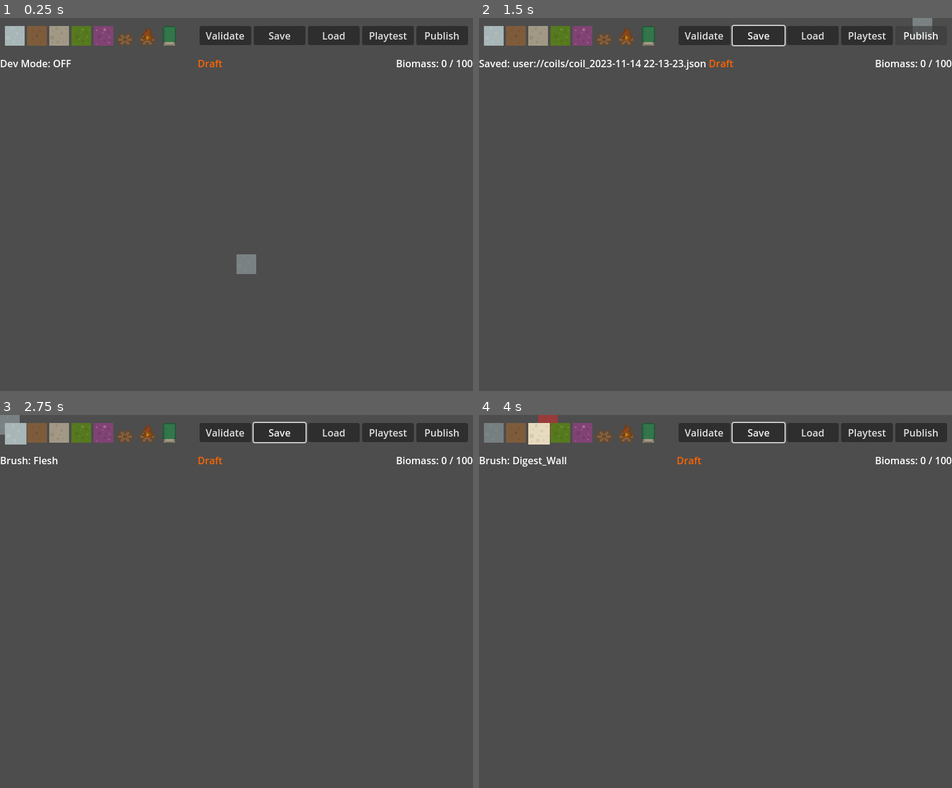
Above: before the commit, frames 1-4 (two rows, left to right).
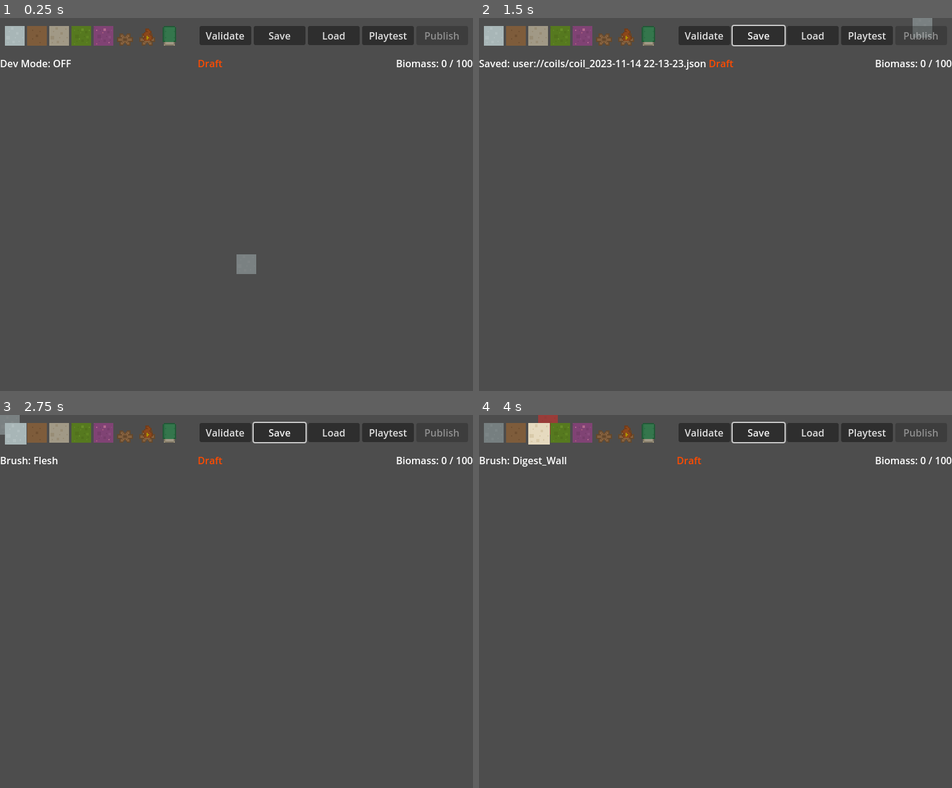
Above: after the commit, the same moments.

Repository: MushroomAlien/VerdantCoil
Game: Godot game, scene res://Scenes/BuilderMode/BuilderMode.tscn
Same seed, same stepped clock (60 frames per second), same inputs: the game is played once before the commit and once after it.
Inputs (mouse positions are in pixels of both pictures, inside the frame that each line leads up to):
- Up to frame 1 (0.25 s): no input
- Up to frame 2 (1.5 s): click "Save" at 0.5 s; click (918, 36) at 1.25 s, where only the run before the commit has a clickable "Publish"
- Up to frame 3 (2.75 s): click (14, 433) at 2 s
- Up to frame 4 (4 s): click (516, 433) at 2.75 s; click (535, 433) at 3.5 s

The runs differ from the first frame. In frame 1, less than 0.1% of the frame differs, in the area x 42-98%, y 3-14%; in frame 2, less than 0.1%, in the area x 48-98%, y 3-14%; in frame 3, less than 0.1%; in frame 4, less than 0.1%.

Commit message:
WIP 1.5 busy adding json validation  recording of coils

Diff:
--- a/Scenes/BuilderMode/builder_mode.gd
+++ b/Scenes/BuilderMode/builder_mode.gd
@@ -50,6 +50,8 @@
 @onready var playtest_btn: Button = $UI/TopBar/PaletteRow/PlaytestBtn
 @onready var load_btn: Button = $UI/TopBar/PaletteRow/LoadBtn
 @onready var load_dialog: FileDialog = $UI/TopBar/LoadDialog
+@onready var publish_btn: Button = $UI/TopBar/PaletteRow/PublishBtn
+@onready var validation_chip: Label = $UI/TopBar/InfoRow/ValidationChip
 
 ## --- State --------------------------------------------------------
 
@@ -59,6 +61,7 @@
 var _last_preview_cell: Vector2i = Vector2i(999999, 999999)
 var _palette_buttons: Array[TextureButton] = []
 var _biomass_used: int = 0
+var _last_validation_ok: bool = false
 
 ## --- UI wiring & Lifecycle --------------------------------------------------------
 
@@ -79,6 +82,8 @@
 		playtest_btn.pressed.connect(_on_playtest_pressed)
 	if load_btn:
 		load_btn.pressed.connect(_on_load_pressed)
+	if publish_btn:
+		publish_btn.pressed.connect(_on_publish_pressed)
 	if load_dialog:
 		load_dialog.file_selected.connect(_on_load_file_selected)
 
@@ -137,6 +142,10 @@
 
 	# keep numbers fresh after applying
 	_recalc_biomass()
+
+	# --- Initial strict validation -> set Draft/Valid chip & Publish enable ---
+	_refresh_validation_state()
+
 
 ## Refresh the preview each frame
 func _process(_delta: float) -> void:
@@ -515,21 +524,50 @@
 
 ## --- Save / Load UI Handlers --------------------------------------------------------
 
+### Save the current coil to a JSON file in the user directory
+#func _on_save_pressed() -> void:
+	## Keep numbers fresh in the save
+	#_recalc_biomass()
+	## Ensure directory exists
+	#if DirAccess.open(save_dir) == null:
+		#var ok := DirAccess.make_dir_recursive_absolute(save_dir)
+		#if ok != OK:
+			#_show_status("Save failed: couldn't create " + save_dir)
+			#return
+	## Build a timestamped filename
+	#var ts := Time.get_datetime_string_from_system(false, true).replace(":", "-")
+	#var path := "%s/coil_%s.json" % [save_dir, ts]
+	## Write JSON
+	#var data := _capture_coil()
+	#var f := FileAccess.open(path, FileAccess.WRITE)
+	#if f == null:
+		#_show_status("Save failed (" + str(FileAccess.get_open_error()) + ").")
+		#return
+	#f.store_string(JSON.stringify(data, "\t"))
+	#f.close()
+	#_show_status("Saved: " + path)
+
 ## Save the current coil to a JSON file in the user directory
 func _on_save_pressed() -> void:
 	# Keep numbers fresh in the save
 	_recalc_biomass()
+
 	# Ensure directory exists
 	if DirAccess.open(save_dir) == null:
-		var ok := DirAccess.make_dir_recursive_absolute(save_dir)
-		if ok != OK:
+		#var ok := DirAccess.make_dir_recursive_absolute(save_dir)
+		#if ok != OK:
+			#_show_status("Save failed: couldn't create " + save_dir)
+			#return
+		var err: int = DirAccess.make_dir_recursive_absolute(save_dir)
+		if err != OK:
 			_show_status("Save failed: couldn't create " + save_dir)
 			return
+
 	# Build a timestamped filename
 	var ts := Time.get_datetime_string_from_system(false, true).replace(":", "-")
 	var path := "%s/coil_%s.json" % [save_dir, ts]
 	# Write JSON
-	var data := _capture_coil()
+	var data := _capture_coil()  # CHANGED: _capture_coil now includes validation snapshot
 	var f := FileAccess.open(path, FileAccess.WRITE)
 	if f == null:
 		_show_status("Save failed (" + str(FileAccess.get_open_error()) + ").")
@@ -537,6 +575,11 @@
 	f.store_string(JSON.stringify(data, "\t"))
 	f.close()
 	_show_status("Saved: " + path)
+
+	# NEW: Update the chip & Publish button from the just-saved validation result
+	if data.has("meta") and (data["meta"] as Dictionary).has("validated"):
+		var ok_now := bool((data["meta"] as Dictionary)["validated"])
+		_update_validation_chip(ok_now)
 
 ## Open a file dialog to choose a coil to load
 func _on_load_pressed() -> void:
@@ -550,6 +593,22 @@
 		# load_dialog.filters = PackedStringArray(["*.json"])
 		load_dialog.popup_centered()
 
+### Load a selected coil JSON and apply it to layers
+#func _on_load_file_selected(path: String) -> void:
+	#var f := FileAccess.open(path, FileAccess.READ)
+	#if f == null:
+		#_show_status("Load failed (" + str(FileAccess.get_open_error()) + ").")
+		#return
+	#var txt: String = f.get_as_text()
+	#f.close()
+	#var parsed_v: Variant = JSON.parse_string(txt)
+	#if typeof(parsed_v) != TYPE_DICTIONARY:
+		#_show_status("Load failed: JSON malformed.")
+		#return
+	#var data: Dictionary = parsed_v as Dictionary
+	#CoilIO.apply_coil(data, base_layer, walls_layer, hazard_layer, marker_layer)
+	#_recalc_biomass()
+	#_show_status("Loaded: " + path)
 ## Load a selected coil JSON and apply it to layers
 func _on_load_file_selected(path: String) -> void:
 	var f := FileAccess.open(path, FileAccess.READ)
@@ -566,6 +625,9 @@
 	CoilIO.apply_coil(data, base_layer, walls_layer, hazard_layer, marker_layer)
 	_recalc_biomass()
 	_show_status("Loaded: " + path)
+
+	# NEW: Immediately run strict validation in memory and refresh the chip
+	_refresh_validation_state()  # don't touch disk; just reflect truth in UI
 
 ## Autosave a snapshot before starting playtest
 func _autosave_playtest() -> void:
@@ -596,22 +658,66 @@
 			#"marker": CoilIO.serialize_layer(marker_layer)
 		#}
 	#}
-## --- Save current coil as Dictionary snapshot (with validation flag) ---
+### --- Save current coil as Dictionary snapshot (with validation flag) ---
+#func _capture_coil() -> Dictionary:
+	#var tileset_path: String = ""
+	#if coil_map.tile_set:
+		#tileset_path = coil_map.tile_set.resource_path
+	#
+	## --- NEW: run a strict validation here just to tag the save ---
+	#var validation_result: ValidationResult = _run_validation(false)  # false = no biomass bypass
+	#var is_valid: bool = validation_result.ok
+	#
+	#return {
+		#"meta": {
+			#"biomass_cap": biomass_cap,
+			#"biomass_used": _biomass_used,
+			#"tileset": tileset_path,
+			#"validated": is_valid   # <-- NEW FIELD
+		#},
+		#"layers": {
+			#"base":   CoilIO.serialize_layer(base_layer),
+			#"walls":  CoilIO.serialize_layer(walls_layer),
+			#"hazard": CoilIO.serialize_layer(hazard_layer),
+			#"marker": CoilIO.serialize_layer(marker_layer)
+		#}
+	#}
+## --- Save current coil as Dictionary snapshot (with validation flag & details) ---
 func _capture_coil() -> Dictionary:
 	var tileset_path: String = ""
 	if coil_map.tile_set:
 		tileset_path = coil_map.tile_set.resource_path
 
-	# --- NEW: run a strict validation here just to tag the save ---
-	var validation_result: ValidationResult = _run_validation(false)  # false = no biomass bypass
-	var is_valid: bool = validation_result.ok
+	# Strict validation snapshot (no biomass bypass)
+	var validation_result: ValidationResult = _run_validation(false)
+	_last_validation_ok = validation_result.ok  # cache for UI
+
+	# Convert optional coords to small dicts only if set
+	var spawn_dict := {}
+	if validation_result.spawn.x > -900000:
+		spawn_dict = {"x": validation_result.spawn.x, "y": validation_result.spawn.y}
+	var heart_dict := {}
+	if validation_result.heart.x > -900000:
+		heart_dict = {"x": validation_result.heart.x, "y": validation_result.heart.y}
+
+	var validation_payload := {
+		"ok": validation_result.ok,
+		"messages": validation_result.messages,
+		"spawn": spawn_dict,
+		"heart": heart_dict,
+		"biomass_used": _biomass_used,
+		"biomass_cap": biomass_cap,
+		"validator_version": "1",
+		"timestamp": _iso_timestamp()
+	}
 
 	return {
 		"meta": {
 			"biomass_cap": biomass_cap,
 			"biomass_used": _biomass_used,
 			"tileset": tileset_path,
-			"validated": is_valid   # <-- NEW FIELD
+			"validated": validation_result.ok,   # NEW
+			"validation": validation_payload     # NEW
 		},
 		"layers": {
 			"base":   CoilIO.serialize_layer(base_layer),
@@ -774,8 +880,186 @@
 			return be
 	return null
 
+#func _on_publish_btn_pressed() -> void:
+	#pass # Replace with function body.
+## Publish is ALWAYS strict. No dev bypass. Writes to user://Published/ and updates manifest.
+func _on_publish_pressed() -> void:
+	_recalc_biomass()
+	var result := _run_validation(false)  # false => no biomass bypass (STRICT)
+	if not result.ok:
+		_show_validation_dialog(result)  # Friendly popup you already have
+		return
+
+	# Ensure Published/ exists (sibling to save_dir)
+	var pub_dir := "user://Published"
+	_ensure_dir(pub_dir)
+
+	# Timestamped publish path
+	var ts := Time.get_datetime_string_from_system(false, true).replace(":", "-")
+	var pub_path := "%s/coil_%s.json" % [pub_dir, ts]
+
+	# Capture a fresh, validated snapshot (includes validated flag + details)
+	var data := _capture_coil()
+
+	var f := FileAccess.open(pub_path, FileAccess.WRITE)
+	if f == null:
+		_show_status("Publish failed (" + str(FileAccess.get_open_error()) + ").")
+		return
+	f.store_string(JSON.stringify(data, "\t"))
+	f.close()
+
+	# Update/append manifest entry
+	_update_publish_manifest(pub_dir, pub_path, data)
+
+	_show_status("Published to Local: " + pub_path)
+
+	# Sync chip state (should be valid at this point)
+	_update_validation_chip(true)
+
+## Strictly recompute validation and refresh Draft/Valid chip & Publish enable
+func _refresh_validation_state() -> void:
+	var r := _run_validation(false)  # strict
+	_last_validation_ok = r.ok
+	_update_validation_chip(_last_validation_ok)
+
+## Small UI updater for the ValidationChip and Publish button
+func _update_validation_chip(is_ok: bool) -> void:
+	if validation_chip:
+		if is_ok:
+			validation_chip.text = "Valid"
+			validation_chip.modulate = Color(0.75, 1.0, 0.75)  # soft green
+		else:
+			validation_chip.text = "Draft"
+			validation_chip.modulate = Color(1.0, 0.75, 0.75)  # soft red
+
+	# Enable/disable Publish affordance (belt & braces: we still re-check inside publish)
+	if publish_btn:
+		publish_btn.disabled = not is_ok
+
+## Ensure a directory exists (recursive)
+#func _ensure_dir(dir_path: String) -> void:
+	#if DirAccess.open(dir_path) == null:
+		#var ok := DirAccess.make_dir_recursive_absolute(dir_path)
+		#if ok != OK:
+			#_show_status("Failed to create: " + dir_path)
+func _ensure_dir(dir_path: String) -> void:
+	if DirAccess.open(dir_path) == null:
+		var err: int = DirAccess.make_dir_recursive_absolute(dir_path)  # typed int (Error enum)
+		if err != OK:
+			_show_status("Failed to create: " + dir_path)
+
+### Append/update publish manifest with a single entry
+#func _update_publish_manifest(pub_dir: String, pub_path: String, data: Dictionary) -> void:
+	#var manifest_path := pub_dir + "/manifest.json"
+	#var manifest: Dictionary = {"version": 1, "items": []}
+#
+	## Load existing manifest if present
+	#if FileAccess.file_exists(manifest_path):
+		#var f_in := FileAccess.open(manifest_path, FileAccess.READ)
+		#if f_in:
+			#var txt := f_in.get_as_text()
+			#f_in.close()
+			#var parsed := JSON.parse_string(txt)
+			#if typeof(parsed) == TYPE_DICTIONARY:
+				#manifest = parsed
+#
+	## Build new/updated entry
+	#var meta := data.get("meta", {}) as Dictionary
+	#var entry := {
+		#"path": pub_path,
+		#"title": "Untitled",  # placeholder; later you can add a Title field in UI/meta
+		#"published_at": _iso_timestamp(),
+		#"biomass_used": meta.get("biomass_used", _biomass_used),
+		#"biomass_cap": meta.get("biomass_cap", biomass_cap)
+	#}
+#
+	## Upsert by path
+	#var items := manifest.get("items", []) as Array
+	#var replaced := false
+	#for i in range(items.size()):
+		#var it := items[i] as Dictionary
+		#if (it.get("path", "") as String) == pub_path:
+			#items[i] = entry
+			#replaced = true
+			#break
+	#if not replaced:
+		#items.append(entry)
+	#manifest["items"] = items
+#
+	## Write manifest back
+	#var f_out := FileAccess.open(manifest_path, FileAccess.WRITE)
+	#if f_out:
+		#f_out.store_string(JSON.stringify(manifest, "\t"))
+		#f_out.close()
+## Append/update publish manifest with a single entry (STRICT TYPING)
+func _update_publish_manifest(pub_dir: String, pub_path: String, data: Dictionary) -> void:
+	var manifest_path: String = pub_dir + "/manifest.json"
+
+	# Start with a default manifest object
+	var manifest: Dictionary = {
+		"version": 1,
+		"items": []  # Array of Dictionary entries
+	}
+
+	# If a manifest already exists, read and parse it
+	if FileAccess.file_exists(manifest_path):
+		var f_in: FileAccess = FileAccess.open(manifest_path, FileAccess.READ)
+		if f_in != null:
+			var txt: String = f_in.get_as_text()
+			f_in.close()
+
+			# IMPORTANT: parse result is Variant → store in a Variant first
+			var parsed_v: Variant = JSON.parse_string(txt)
+			if typeof(parsed_v) == TYPE_DICTIONARY:
+				# Safe cast AFTER typeof check to satisfy typing
+				manifest = parsed_v as Dictionary
+
+	# Pull meta from the just-published coil data (also Variant-safe)
+	var meta: Dictionary = {}
+	var meta_v: Variant = data.get("meta", {})
+	if typeof(meta_v) == TYPE_DICTIONARY:
+		meta = meta_v as Dictionary
+
+	# Build the manifest entry (use explicit ints/strings for strict typing)
+	var entry: Dictionary = {
+		"path": pub_path,
+		"title": "Untitled",  # TODO: wire a title field later
+		"published_at": _iso_timestamp(),
+		"biomass_used": int(meta.get("biomass_used", _biomass_used)),
+		"biomass_cap": int(meta.get("biomass_cap", biomass_cap))
+	}
+
+	# Get current items as a typed Array (via Variant)
+	var items: Array = []
+	var items_v: Variant = manifest.get("items", [])
+	if typeof(items_v) == TYPE_ARRAY:
+		items = items_v as Array
+	# Upsert by matching "path"
+	var replaced: bool = false
+	for i in range(items.size()):
+		var it_v: Variant = items[i]
+		if typeof(it_v) == TYPE_DICTIONARY:
+			var it: Dictionary = it_v as Dictionary
+			var path_field_v: Variant = it.get("path", "")
+			var path_field: String = path_field_v as String
+			if path_field == pub_path:
+				items[i] = entry
+				replaced = true
+				break
+
+	if not replaced:
+		items.append(entry)
+
+	manifest["items"] = items
+
+	# Write back to disk
+	var f_out: FileAccess = FileAccess.open(manifest_path, FileAccess.WRITE)
+	if f_out != null:
+		f_out.store_string(JSON.stringify(manifest, "\t"))
+		f_out.close()
+
+## ISO8601-like timestamp for metadata
+func _iso_timestamp() -> String:
+	return Time.get_datetime_string_from_system(true, true)  # UTC, with separators
+
 ## end builder_mode.gd
-
-
-func _on_publish_btn_pressed() -> void:
-	pass # Replace with function body.
